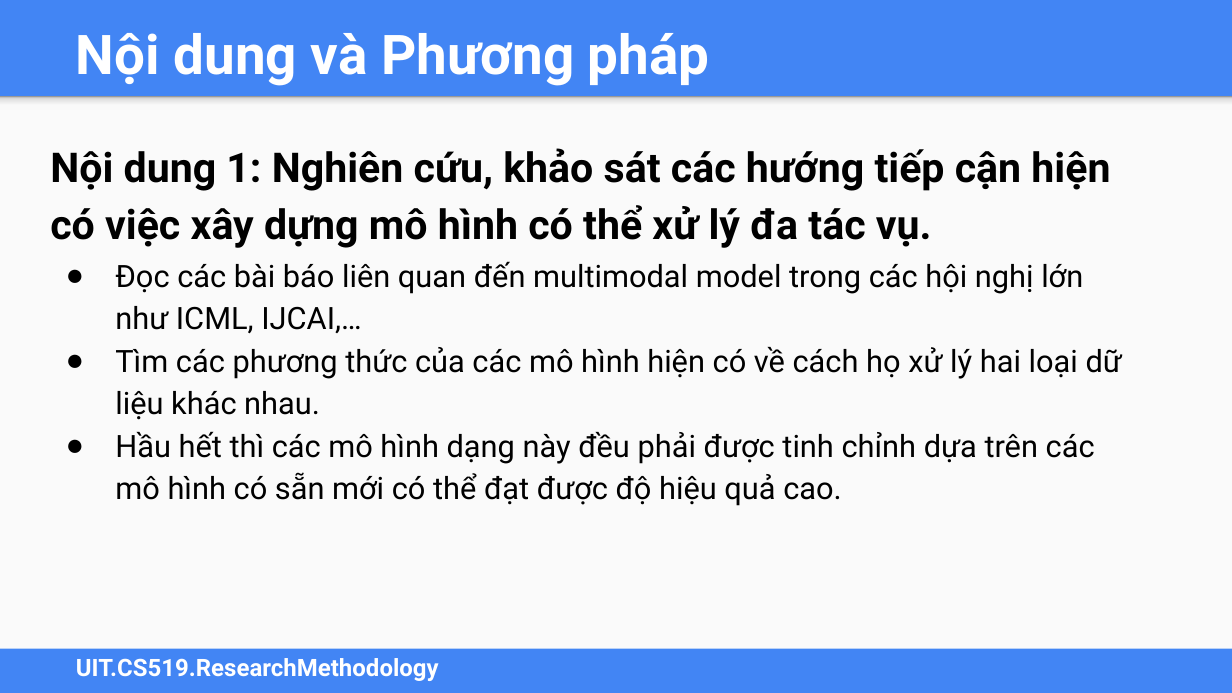
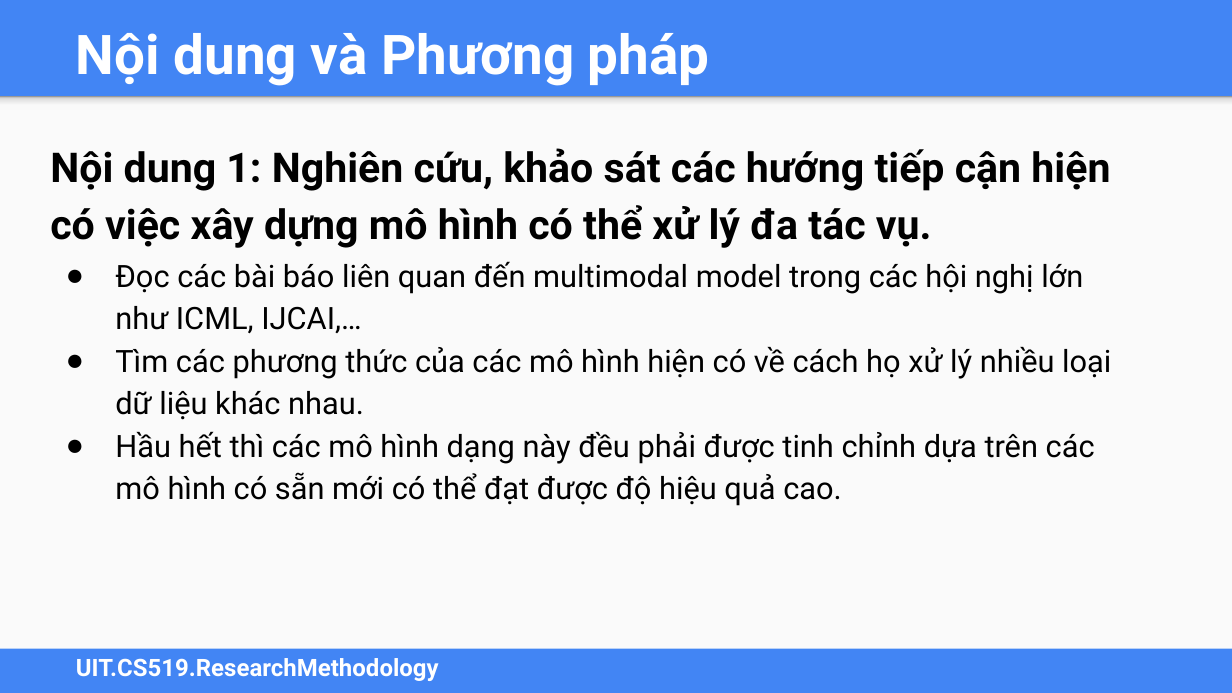
Before and after one commit to duongve13112002/CS519.O11, a slide deck: slide 5 of Đồ án cuối kỳ/OFA Unifying Architectures, Tasks, and Modalities Through a Simple Sequence-to-Sequence Learning Framework_Slide.pptx. Drawn at 1232x693 pixels with LibreOffice and Linux fonts; fonts in the diff are those of the drawing. Boxes give left, top, right and bottom in pixels: in the first picture for what was removed or moved away, otherwise in the second. Text is boxed around its words. In the diff, an @@ line names an element or a change of style, - is before the commit and + after.

```diff
--- a/Đồ án cuối kỳ/OFA Unifying Architectures, Tasks, and Modalities Through a Simple Sequence-to-Sequence Learning Framework_Slide.pptx
+++ b/Đồ án cuối kỳ/OFA Unifying Architectures, Tasks, and Modalities Through a Simple Sequence-to-Sequence Learning Framework_Slide.pptx
@@ text at (115,347,1111,420): text changed @@
-● Tìm các phương thức của các mô hình hiện có về cách họ xử lý hai loại dữ liệu khác nhau.
+● Tìm các phương thức của các mô hình hiện có về cách họ xử lý nhiều loại dữ liệu khác nhau.
```
Also in this commit, not shown: 2 other slides changed, 2 other files.
